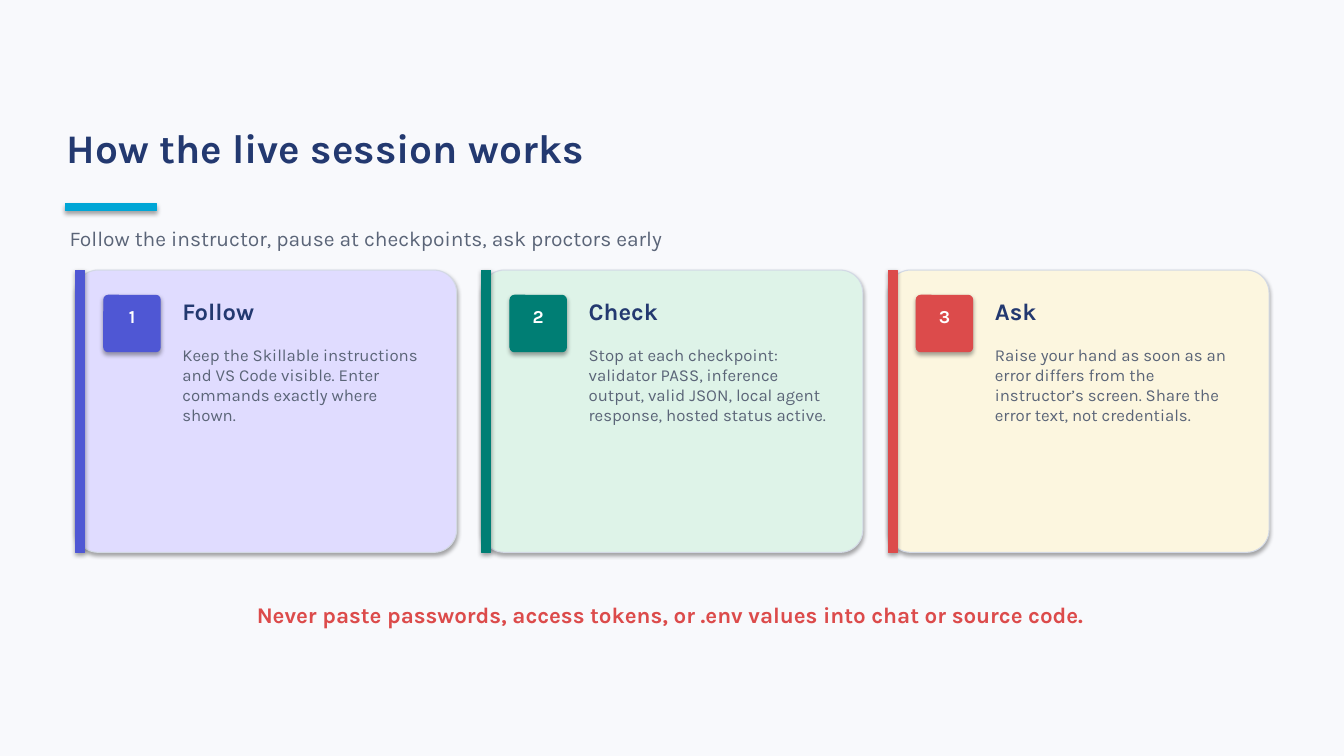
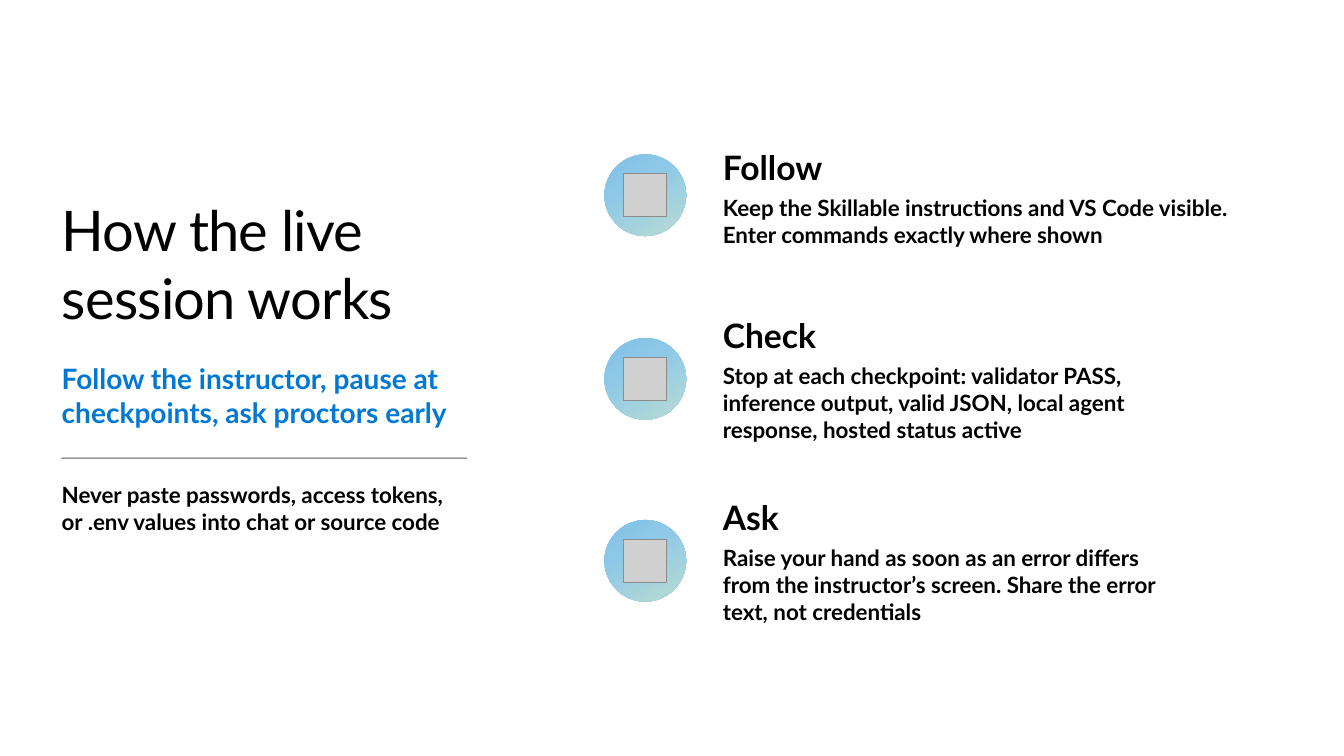
Before and after one commit to microsoft/aitour27-ILL335-building-deploying-ai-agents-with-microsoft-foundry, a slide deck: slide 9 of delivery-resources/ILL335-Attendee-Walkthrough-FY27.pptx. Drawn at 1344x756 pixels with LibreOffice and Linux fonts; fonts in the diff are those of the drawing; grey boxes stand for pictures; background and template pictures are left out. Boxes give left, top, right and bottom in pixels: in the first picture for what was removed or moved away, otherwise in the second. Text is boxed around its words. In the diff, an @@ line names an element or a change of style, - is before the commit and + after.

```diff
--- a/delivery-resources/ILL335-Attendee-Walkthrough-FY27.pptx
+++ b/delivery-resources/ILL335-Attendee-Walkthrough-FY27.pptx
@@ background #F8F9FC to #FFFFFF @@
@@ vertical alignment top to middle in 3 elements at (723,367,1125,442), (723,505,1155,623), (723,155,1227,247) @@
@@ ellipse added at (605,154,687,236), fill gradient #7FC0E6 to #8DC8E8 to #B9DCD2 @@
@@ picture added at (624,173,667,217) @@
@@ text at (723,155,1227,247): text changed; size 12 to 16 pt; font Karla to Lato; text colour #5B6578 to #000000; bold on @@
-Keep the Skillable instructions and VS Code visible. Enter commands exactly where shown.
+Follow
+Keep the Skillable instructions and VS Code visible. Enter commands exactly where shown
@@ title "How the live session works": place and size @@
-title "How the live session works" at (67,134,583,164)
+title "How the live session works" at (62,209,393,320)
@@ title "How the live session works" at (62,209,393,320): size 29 to 40 pt, font Karla to Lato, text colour #233970 to #000000, letter spacing 0 to -0.5 pt, bold off; vertical alignment top to middle @@
@@ rectangle removed at (66,204,156,211) @@
@@ rounded rectangle removed at (76,270,457,553) @@
@@ rectangle removed at (76,270,85,553) @@
@@ rounded rectangle removed at (104,295,160,352) @@
@@ rounded rectangle removed at (482,270,863,553) @@
@@ rectangle removed at (482,270,491,553) @@
@@ rounded rectangle removed at (510,295,567,352) @@
@@ rounded rectangle removed at (888,270,1269,553) @@
@@ rectangle removed at (888,270,897,553) @@
@@ rounded rectangle removed at (917,295,973,352) @@
@@ text removed at (129,311,135,323) @@
-1
@@ text removed at (182,303,254,321) @@
-Follow
@@ text removed at (533,311,544,323) @@
-2
@@ text removed at (589,303,658,321) @@
-Check
@@ text removed at (939,311,950,323) @@
-3
@@ text removed at (995,303,1037,321) @@
-Ask
@@ text "Follow the instructor, pause at ...": place and size @@
-text "Follow the instructor, pause at ..." at (70,231,662,251)
+text "Follow the instructor, pause at ..." at (62,368,446,428)
@@ text "Follow the instructor, pause at ..." at (62,368,446,428): size 15 to 20 pt, font Karla to Lato, text colour #5B6578 to gradient #175B9C to #0078D4 to #87ADA2, bold on @@
@@ ellipse added at (605,338,687,419), fill gradient #7FC0E6 to #8DC8E8 to #B9DCD2 @@
@@ picture added at (624,358,667,401) @@
@@ text at (723,367,1125,442): text changed; size 12 to 16 pt; font Karla to Lato; text colour #5B6578 to #000000; bold on @@
-Stop at each checkpoint: validator PASS, inference output, valid JSON, local agent response, hosted status active.
+Check
+Stop at each checkpoint: validator PASS, inference output, valid JSON, local agent response, hosted status active
@@ line added from (62, 458) to (467, 458), #000000 1 pt @@
@@ text at (62,486,443,530): text changed; font Karla to Lato; text colour #DC4B4B to #000000 @@
-Never paste passwords, access tokens, or .env values into chat or source code.
+Never paste passwords, access tokens, or .env values into chat or source code
@@ text at (723,505,1155,623): text changed; size 12 to 16 pt; font Karla to Lato; text colour #5B6578 to #000000; bold on @@
-Raise your hand as soon as an error differs from the instructor’s screen. Share the error text, not credentials.
+Ask
+Raise your hand as soon as an error differs from the instructor’s screen. Share the error text, not credentials
@@ ellipse added at (605,520,687,602), fill gradient #7FC0E6 to #8DC8E8 to #B9DCD2 @@
@@ picture added at (624,539,667,583) @@
```
Also in this commit, not shown: 10 other slides changed, 1 other file.
